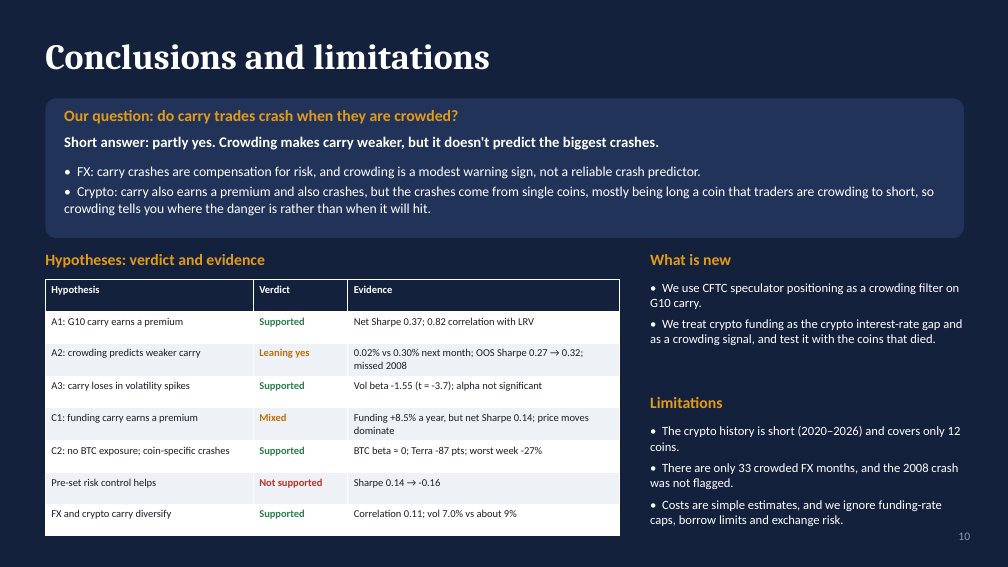
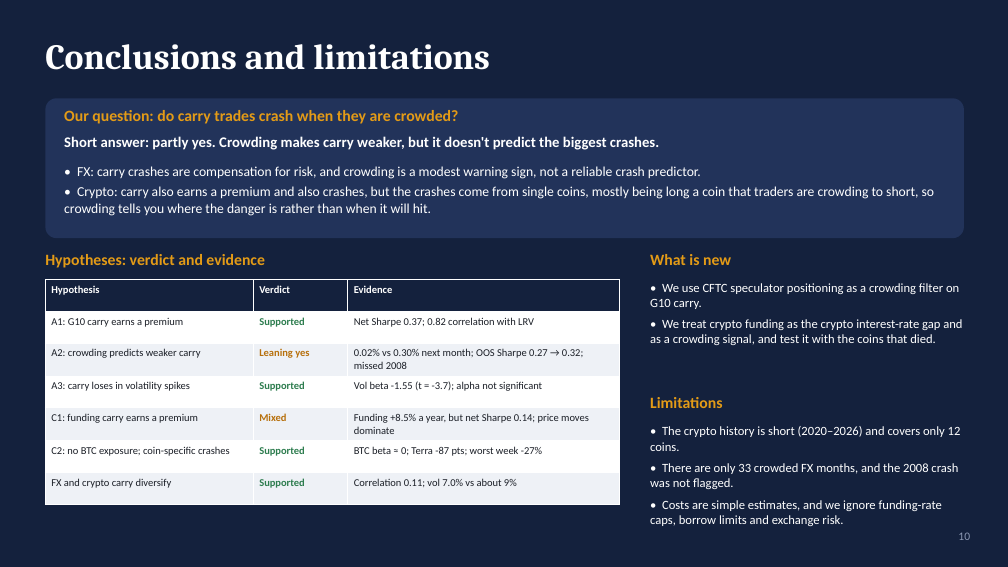
Before and after one commit to rezazamani2329/currency-crypto-carry, a slide deck: slide 11 of slides/presentation_10min.pptx. Drawn at 1008x567 pixels with LibreOffice and Linux fonts; fonts in the diff are those of the drawing. Boxes give left, top, right and bottom in pixels: in the first picture for what was removed or moved away, otherwise in the second. Text is boxed around its words. In the diff, an @@ line names an element or a change of style, - is before the commit and + after.

Commit message:
Rewrite README (question, answer, hypotheses, data, approach, model, figures, tables); drop risk control from README and 10-minute deck

```diff
--- a/slides/presentation_10min.pptx
+++ b/slides/presentation_10min.pptx
@@ table at [45, 280, 620, 502] @@
-row 7: Pre-set risk control helps | Not supported | Sharpe 0.14 → -0.16
```
Also in this commit, not shown: 1 other slide changed, 8 other files.
